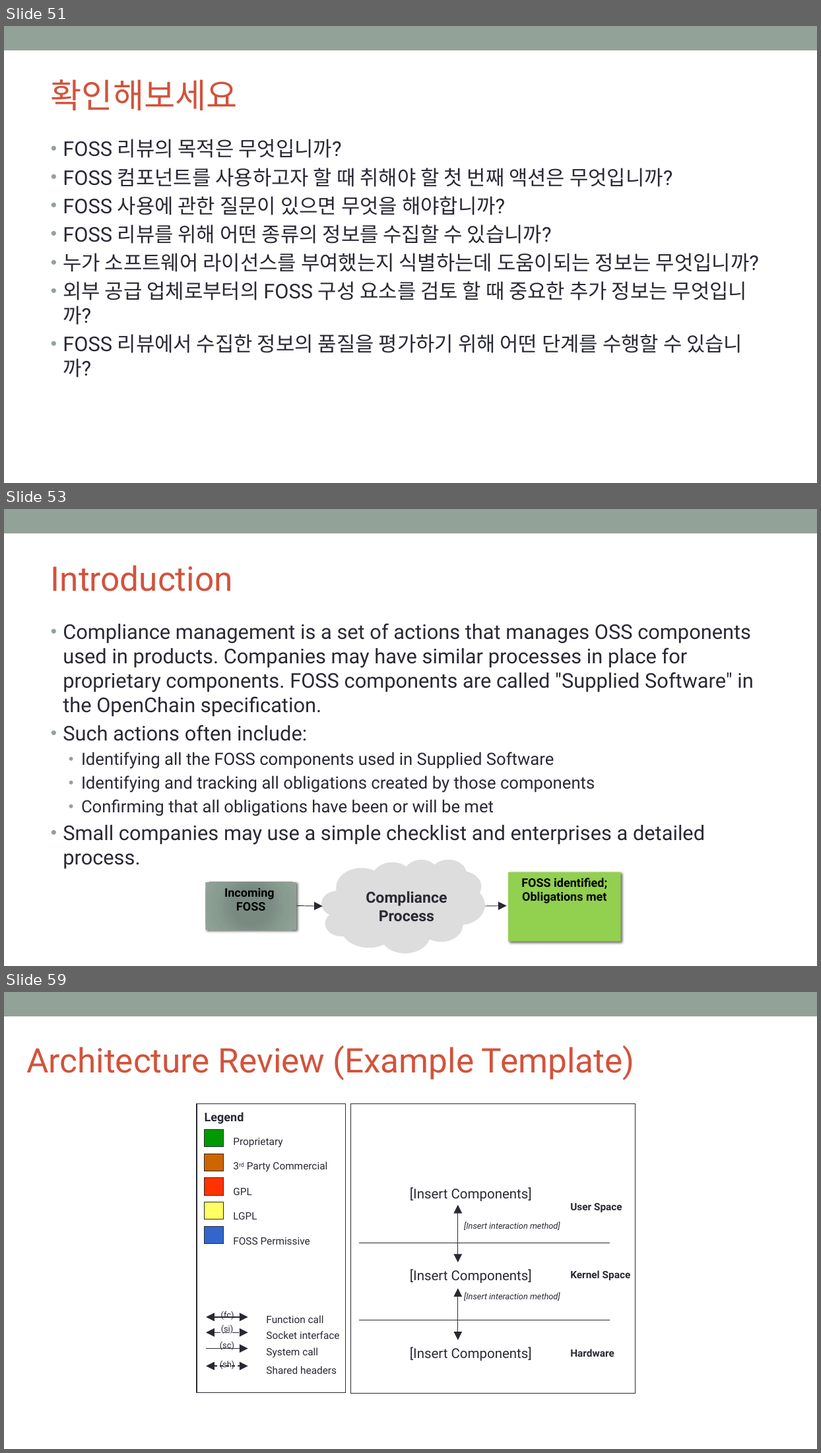
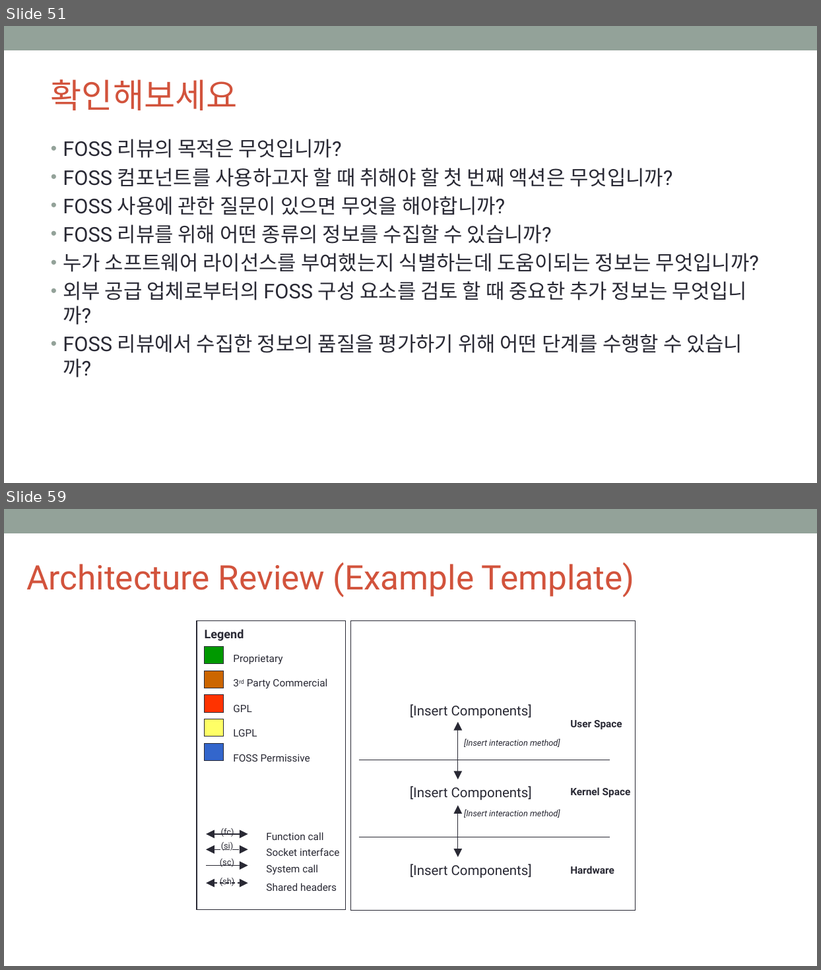
Before and after one commit to OpenChain-KWG/Curriculum-Translation-KR, a slide deck: target/slides/openchain-curriculum-for-1-1.pptx. Shown one above the other, each under a label of ours: slides 51, 53 and 59 before the commit, slides 51 and 59 after it; the slides between them are not shown. The pictures are 821x1453 and 821x970 pixels, drawn with LibreOffice and Linux fonts; fonts in the diff are those of the drawing; background and template pictures are left out. Boxes give left, top, right and bottom in pixels: in the first picture for what was removed or moved away, otherwise in the second. Text is boxed around its words. In the diff, an @@ line names an element or a change of style, - is before the commit and + after.

```diff
--- a/target/slides/openchain-curriculum-for-1-1.pptx
+++ b/target/slides/openchain-curriculum-for-1-1.pptx
@@ slide 53 removed at [4,509,817,966], background #FFFFFF; not listed: 1 template element that a slide beside it also shows @@
@@ title removed at [51,565,233,591] @@
-Introduction
@@ text removed at [63,623,753,869] @@
-• Compliance management is a set of actions that manages OSS components used in products. Companies may have similar processes in place for proprietary components. FOSS components are called "Supplied Software" in the OpenChain specification.
-• Such actions often include:
-  • Identifying all the FOSS components used in Supplied Software
-  • Identifying and tracking all obligations created by those components
-  • Confirming that all obligations have been or will be met
-• Small companies may use a simple checklist and enterprises a detailed process.
@@ thought cloud removed at [322,859,485,954] @@
@@ rectangle removed at [206,883,297,931] @@
@@ rectangle removed at [508,873,621,942] @@
-FOSS identified;
-Obligations met
@@ text removed at [224,889,275,911] @@
-Incoming
-FOSS
@@ text removed at [366,891,447,921] @@
-Compliance Process
@@ arrow removed from (297, 906) to (322, 907) @@
@@ arrow removed from (485, 907) to (507, 906) @@
```
Also in this commit, not shown: 12 slides changed, 6 slides added, 5 other slides removed, 7 other files.
